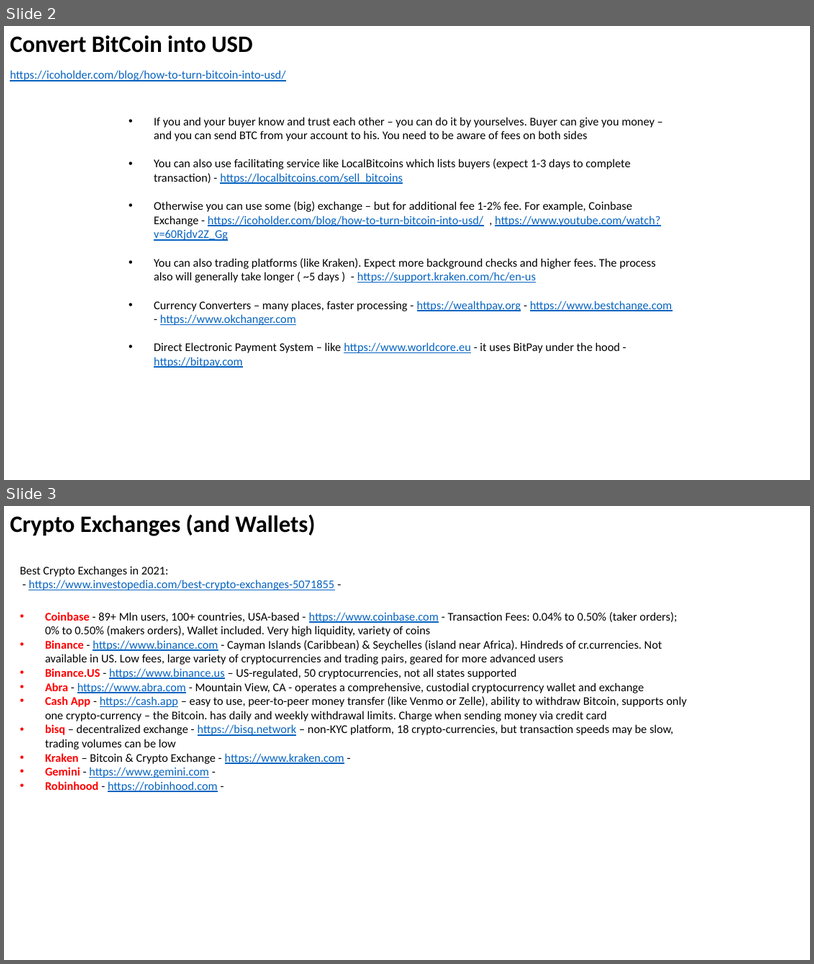
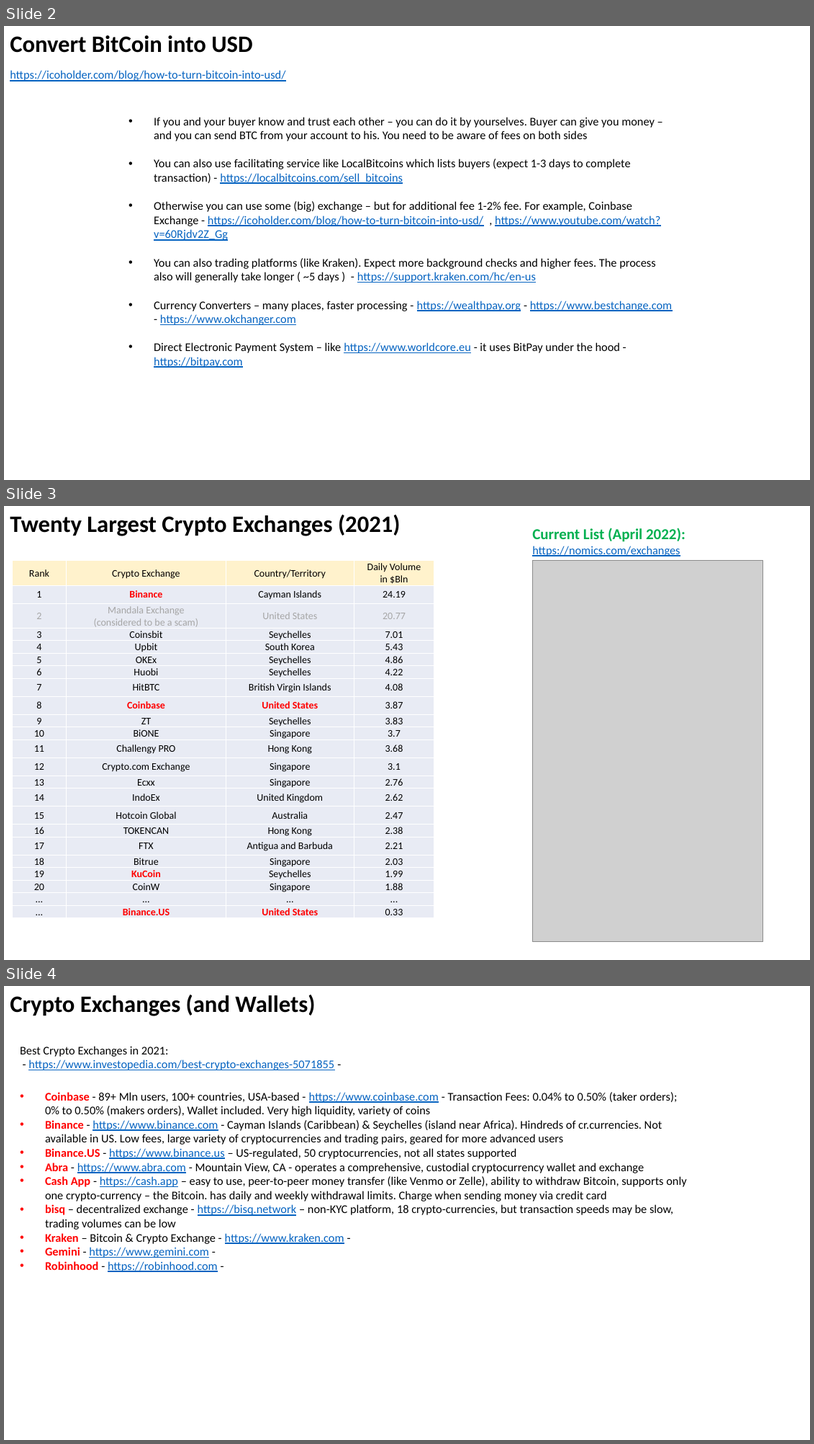
Before and after one commit to lselector/crypto, a slide deck: crypto_05_exchanges.pptx. Shown one above the other, each under a label of ours: slides 2 and 3 before the commit, slides 2, 3 and 4 after it. The pictures are 814x964 and 814x1444 pixels, drawn with LibreOffice and Linux fonts; fonts in the diff are those of the drawing; grey boxes stand for pictures. Boxes give left, top, right and bottom in pixels: in the first picture for what was removed or moved away, otherwise in the second. Text is boxed around its words. In the diff, an @@ line names an element or a change of style, - is before the commit and + after.

```diff
--- a/crypto_05_exchanges.pptx
+++ b/crypto_05_exchanges.pptx
@@ slide 3 added at <box>4,506,810,960</box>, background #FFFFFF @@
@@ text added at <box>10,515,400,536</box>, 28 pt, text #000000, bold @@
+Twenty Largest Crypto Exchanges (2021)
@@ text added at <box>532,528,686,556</box>, 14 pt, text #0563C1, underline @@
+Current List (April 2022):
+https://nomics.com/exchanges
@@ table added at <box>13,561,435,918</box>, 23 rows, 4 columns @@
+Rank | Crypto Exchange | Country/Territory | Daily Volume in $Bln
+1 | Binance | Cayman Islands | 24.19
+2 | Mandala Exchange / (considered to be a scam) | United States | 20.77
+3 | Coinsbit | Seychelles | 7.01
+4 | Upbit | South Korea | 5.43
+5 | OKEx | Seychelles | 4.86
+6 | Huobi | Seychelles | 4.22
+7 | HitBTC | British Virgin Islands | 4.08
+8 | Coinbase | United States | 3.87
+9 | ZT | Seychelles | 3.83
+10 | BiONE | Singapore | 3.7
+11 | Challengy PRO | Hong Kong | 3.68
+12 | Crypto.com Exchange | Singapore | 3.1
+13 | Ecxx | Singapore | 2.76
+14 | IndoEx | United Kingdom | 2.62
+15 | Hotcoin Global | Australia | 2.47
+16 | TOKENCAN | Hong Kong | 2.38
+17 | FTX | Antigua and Barbuda | 2.21
+18 | Bitrue | Singapore | 2.03
+19 | KuCoin | Seychelles | 1.99
+20 | CoinW | Singapore | 1.88
+... | ... | ... | ...
+... | Binance.US | United States | 0.33
@@ picture added at <box>533,561,764,942</box> @@
@@ what was slide 3 is now slide 4 @@
```
Also in this commit, not shown: 1 slide changed, 1 other slide added, 2 other files.
